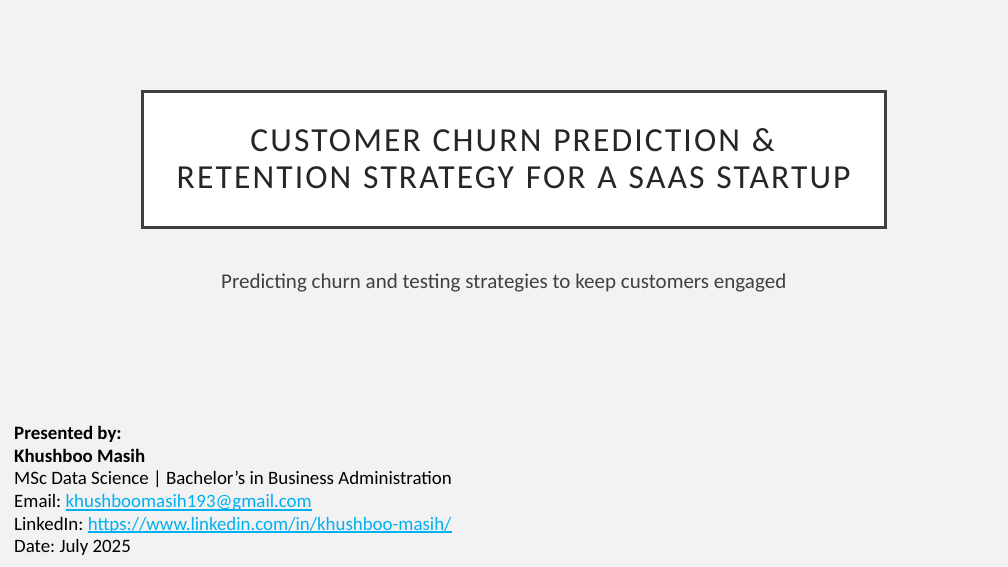
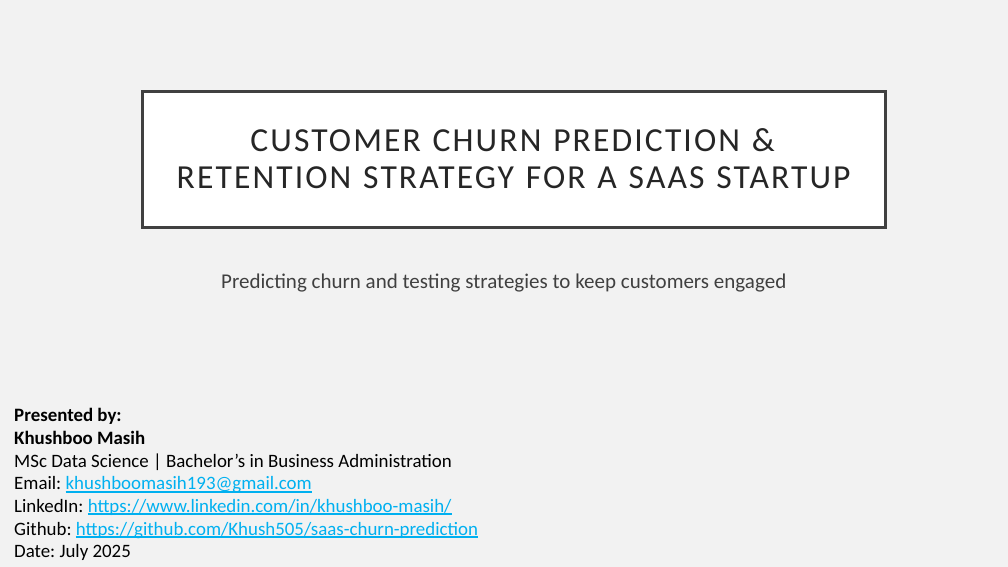
Before and after one commit to Khush505/IBM-Telco-Customer-Churn-Analysis-SaaS-Churn-Prediction, a slide deck: slide 1 of KhushbooMasih_SaaS_ChurnPrediction_CaseStudy_Aug2025.pptx. Drawn at 1008x567 pixels with LibreOffice and Linux fonts; fonts in the diff are those of the drawing. Boxes give left, top, right and bottom in pixels: in the first picture for what was removed or moved away, otherwise in the second. Text is boxed around its words. In the diff, an @@ line names an element or a change of style, - is before the commit and + after.

Commit message:
Reuploaded updated SaaS Churn Prediction PPT

```diff
--- a/KhushbooMasih_SaaS_ChurnPrediction_CaseStudy_Aug2025.pptx
+++ b/KhushbooMasih_SaaS_ChurnPrediction_CaseStudy_Aug2025.pptx
@@ text "Presented by: Khushboo Masih MSc ...": place and size @@
-text "Presented by: Khushboo Masih MSc ..." at [14,425,452,555]
+text "Presented by: Khushboo Masih MSc ..." at [14,407,478,560]
@@ text at [14,522,478,539]: paragraph added @@
+Github: https://github.com/Khush505/saas-churn-prediction
```
